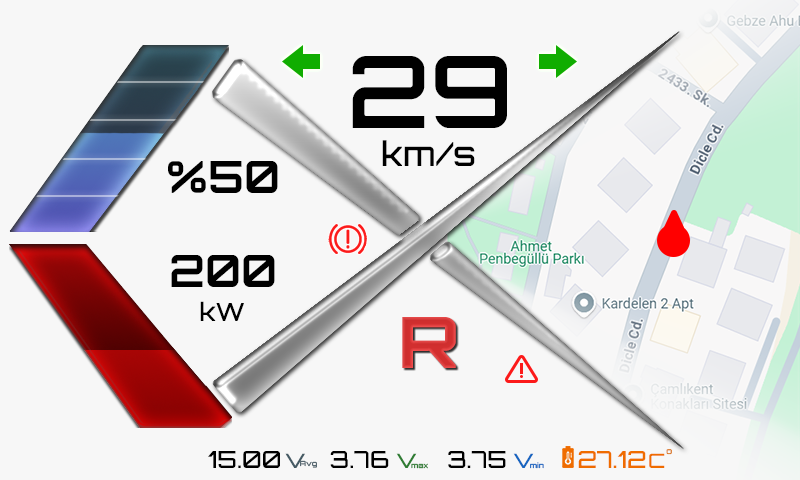
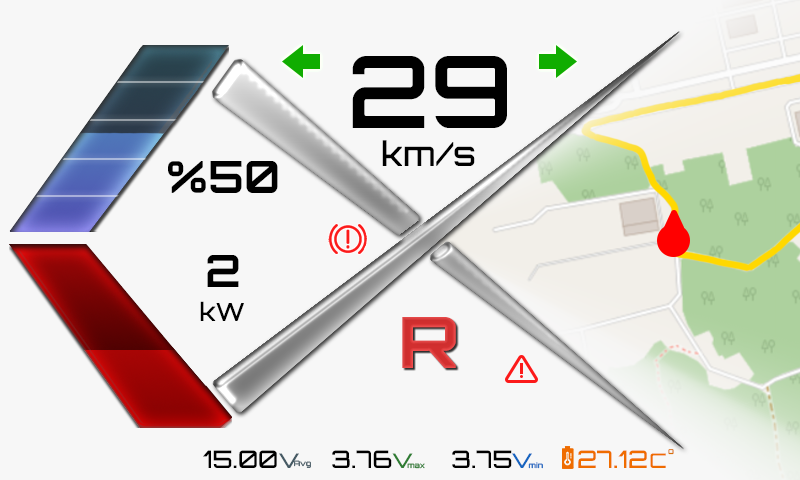
Before/after of a 800 x 480 layered artwork. What changed in the layer stack:
painted on "Battery PNG" over [562, 446, 574, 469]
painted on "max" over [407, 463, 428, 469]
painted on "o" over [666, 449, 674, 455]
painted on "C" over [649, 453, 666, 468]
painted on "V" (1st of 3) over [392, 453, 417, 468]
painted on "27.12" over [578, 450, 647, 468]
painted on "3.75" over [448, 450, 512, 468]
painted on "3.76" over [330, 450, 392, 468]
painted on "15.00" over [203, 450, 280, 468]
renamed "200" to "2", painted on it over [171, 255, 275, 287]
painted on "Avg" over [294, 460, 317, 468]
painted on "min" over [528, 462, 544, 469]
painted on "V" (2nd of 3) over [279, 453, 305, 468]
painted on "V" (3rd of 3) over [512, 453, 534, 468]
added layer "map_race" above "Layer 1" over [171, 0, 800, 480]
painted on "Layer 1" over [171, 0, 800, 480]
